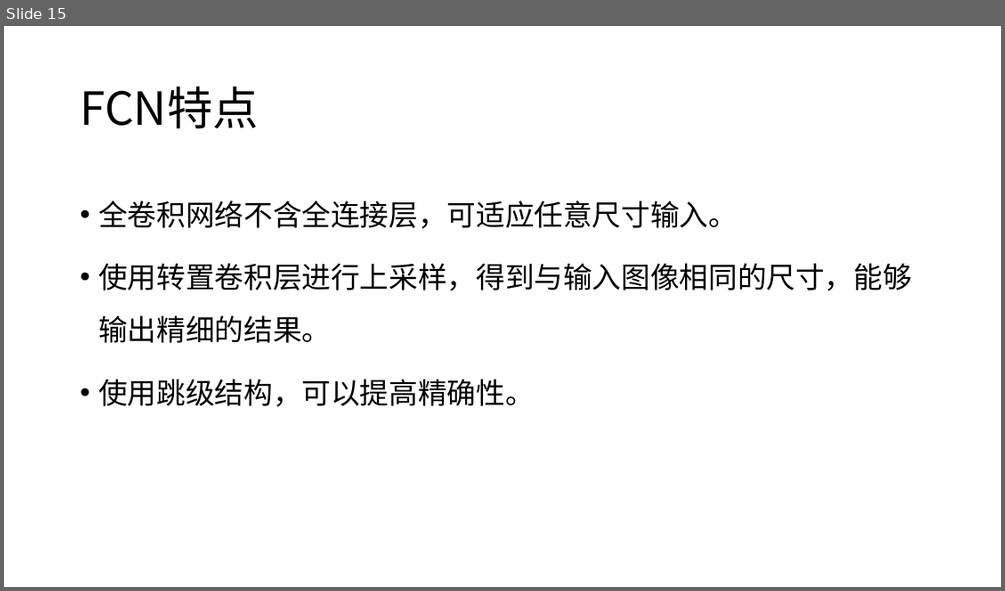
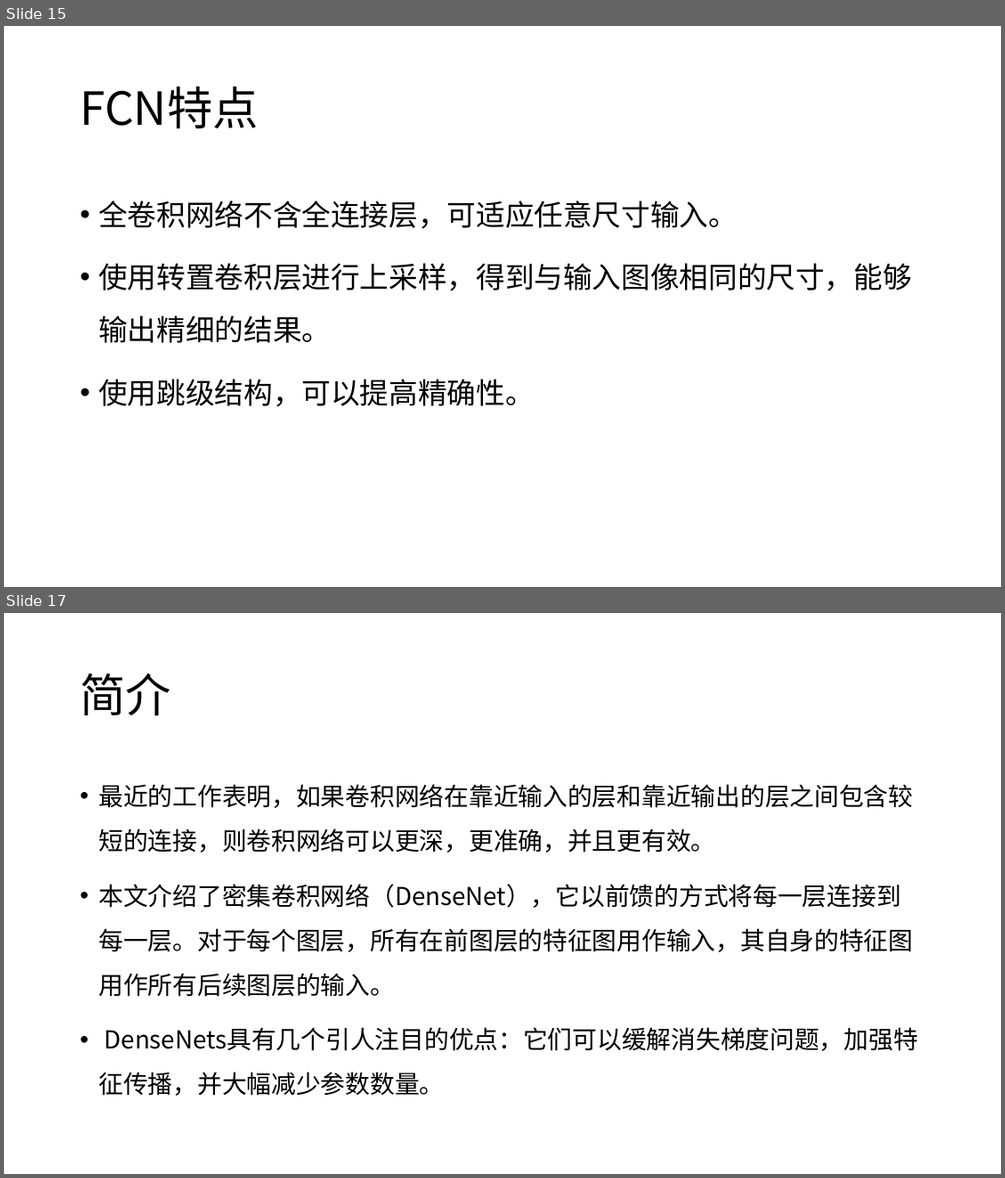
Before and after one commit to XianzhengWU/deeplearning_papernotes, a slide deck: 第二次组会_2018.10.15.pptx. Shown one above the other, each under a label of ours: slide 15 before the commit, slides 15 and 17 after it; the slides between them are not shown. The pictures are 1005x591 and 1005x1178 pixels, drawn with LibreOffice and Linux fonts; fonts in the diff are those of the drawing. Boxes give left, top, right and bottom in pixels: in the first picture for what was removed or moved away, otherwise in the second. Text is boxed around its words. In the diff, an @@ line names an element or a change of style, - is before the commit and + after.

```diff
--- a/第二次组会_2018.10.15.pptx
+++ b/第二次组会_2018.10.15.pptx
@@ slide 17 added at [4, 613, 1001, 1174], background #FFFFFF @@
@@ title added at [80, 673, 171, 716], 44 pt, text #000000 @@
+简介
@@ text added at [98, 784, 918, 1095], 23.8 pt, text #000000 @@
+• 最近的工作表明，如果卷积网络在靠近输入的层和靠近输出的层之间包含较短的连接，则卷积网络可以更深，更准确，并且更有效。
+• 本文介绍了密集卷积网络（DenseNet），它以前馈的方式将每一层连接到每一层。对于每个图层，所有在前图层的特征图用作输入，其自身的特征图用作所有后续图层的输入。
+• DenseNets具有几个引人注目的优点：它们可以缓解消失梯度问题，加强特征传播，并大幅减少参数数量。
```
Also in this commit, not shown: 10 other slides added, 2 other files.
